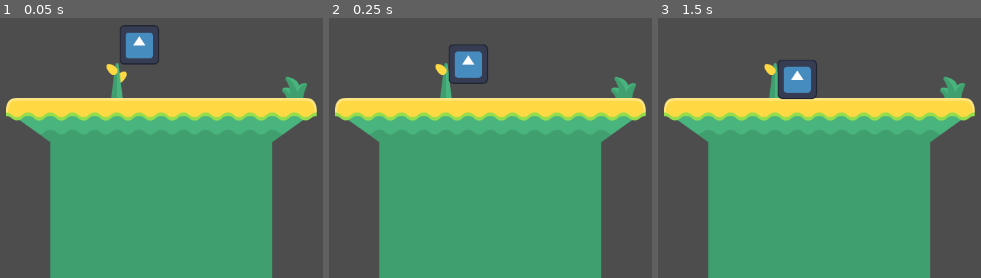
Above: before the commit, frames 1-3 (left to right).
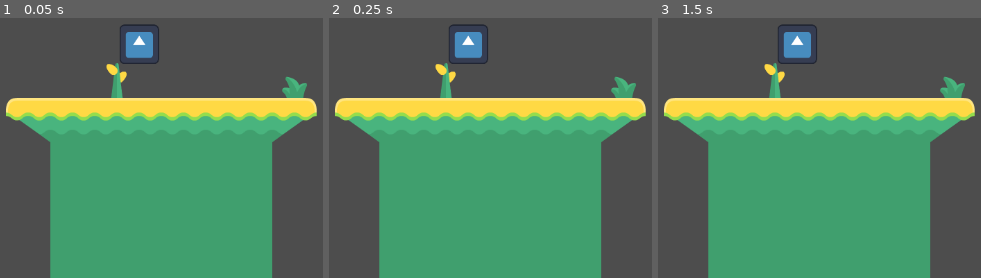
Above: after the commit, the same moments.

Repository: yna2jd/bc-gamedev
Game: Godot game, scene res://node_2d.tscn
The game is run twice, just before and just after one commit, with the same random seed, the same clock (stepped at 60 frames per second) and the same inputs. The engine's default icon, where the game draws it, is replaced by a stand-in: a white triangle on a blue panel in a dark square.
Inputs:
- Up to frame 1 (0.05 s): no input
- Up to frame 2 (0.25 s): no input
- Up to frame 3 (1.5 s): hold D (Move Right, bound only after the commit) 0.53-1.28 s; tap Enter at 1.25 s; hold A (Move Left, bound only after the commit) from 1.28 s (still down)

The runs differ from the first frame. In frame 1, 0.2% of the frame differs, in the area x 37-49%, y 2-19%; in frame 2, 1.7%; in frame 3, 2.2%, in the area x 36-50%, y 2-32%.

Commit message:
changed to character body 2d

Diff:
--- a/SpriteMovement.gd
+++ b/SpriteMovement.gd
@@ -1,5 +1,4 @@
-extends RigidBody2D
-
+extends CharacterBody2D
 
 # Called when the node enters the scene tree for the first time.
 func _ready():
@@ -8,4 +7,8 @@
 
 # Called every frame. 'delta' is the elapsed time since the previous frame.
 func _process(delta):
-	pass
+	var velocity = Vector2.ZERO
+	if Input.is_action_pressed("Move Right"):
+		velocity.x = 50;
+	if Input.is_action_pressed("Move Left"):
+		velocity.x = -50;
--- a/node_2d.tscn
+++ b/node_2d.tscn
@@ -869,15 +869,15 @@
 
 [node name="Camera2D" type="Camera2D" parent="."]
 
-[node name="RigidBody2D" type="RigidBody2D" parent="."]
+[node name="CharacterBody2D" type="CharacterBody2D" parent="."]
 script = ExtResource("2_d4lqk")
 
-[node name="CollisionShape2D" type="CollisionShape2D" parent="RigidBody2D"]
+[node name="CollisionShape2D" type="CollisionShape2D" parent="CharacterBody2D"]
 position = Vector2(-63.7734, -13.2266)
 scale = Vector2(0.445313, 0.445313)
 shape = SubResource("RectangleShape2D_vla8v")
 
-[node name="Sprite2D" type="Sprite2D" parent="RigidBody2D"]
+[node name="Sprite2D" type="Sprite2D" parent="CharacterBody2D"]
 position = Vector2(-63.7734, -13.2266)
 scale = Vector2(0.445313, 0.445313)
 texture = ExtResource("2_l710w")
--- a/project.godot
+++ b/project.godot
@@ -15,6 +15,21 @@
 config/features=PackedStringArray("4.2", "Mobile")
 config/icon="res://icon.svg"
 
+[input]
+
+"Move Right"={
+"deadzone": 0.5,
+"events": [Object(InputEventKey,"resource_local_to_scene":false,"resource_name":"","device":-1,"window_id":0,"alt_pressed":false,"shift_pressed":false,"ctrl_pressed":false,"meta_pressed":false,"pressed":false,"keycode":0,"physical_keycode":68,"key_label":0,"unicode":100,"echo":false,"script":null)
+, Object(InputEventKey,"resource_local_to_scene":false,"resource_name":"","device":-1,"window_id":0,"alt_pressed":false,"shift_pressed":false,"ctrl_pressed":false,"meta_pressed":false,"pressed":false,"keycode":0,"physical_keycode":4194321,"key_label":0,"unicode":0,"echo":false,"script":null)
+]
+}
+"Move Left"={
+"deadzone": 0.5,
+"events": [Object(InputEventKey,"resource_local_to_scene":false,"resource_name":"","device":-1,"window_id":0,"alt_pressed":false,"shift_pressed":false,"ctrl_pressed":false,"meta_pressed":false,"pressed":false,"keycode":0,"physical_keycode":65,"key_label":0,"unicode":65,"echo":false,"script":null)
+, Object(InputEventKey,"resource_local_to_scene":false,"resource_name":"","device":-1,"window_id":0,"alt_pressed":false,"shift_pressed":false,"ctrl_pressed":false,"meta_pressed":false,"pressed":false,"keycode":0,"physical_keycode":4194319,"key_label":0,"unicode":0,"echo":false,"script":null)
+]
+}
+
 [rendering]
 
 renderer/rendering_method="mobile"
